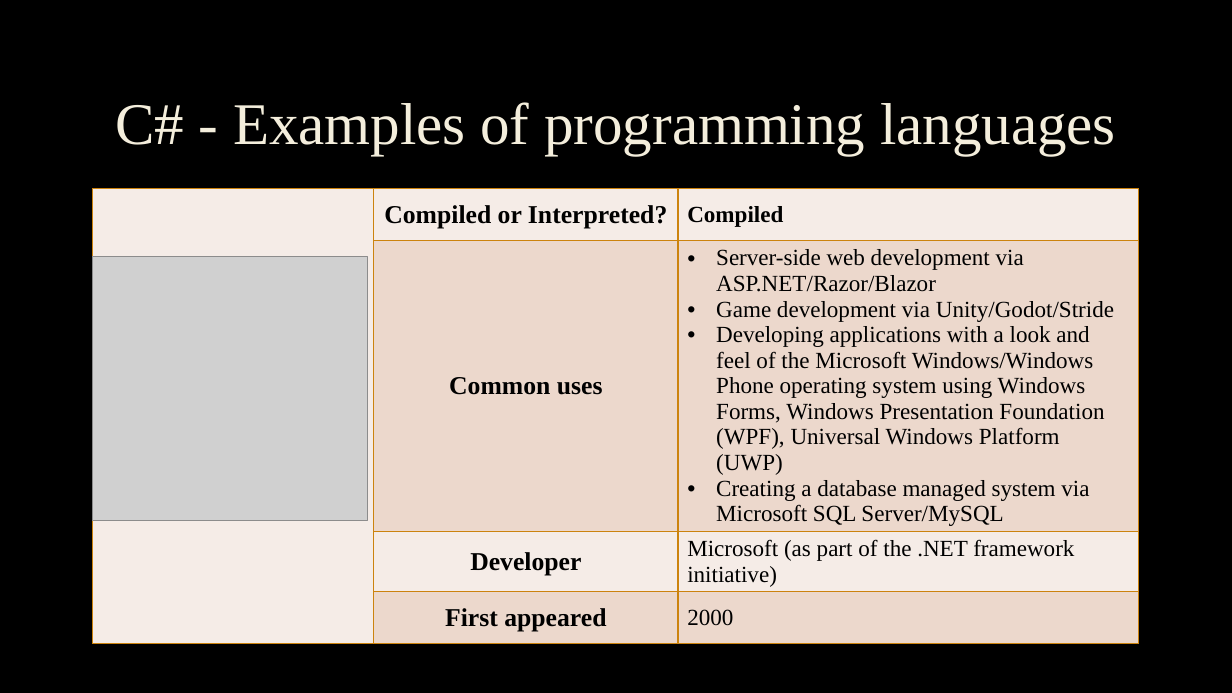
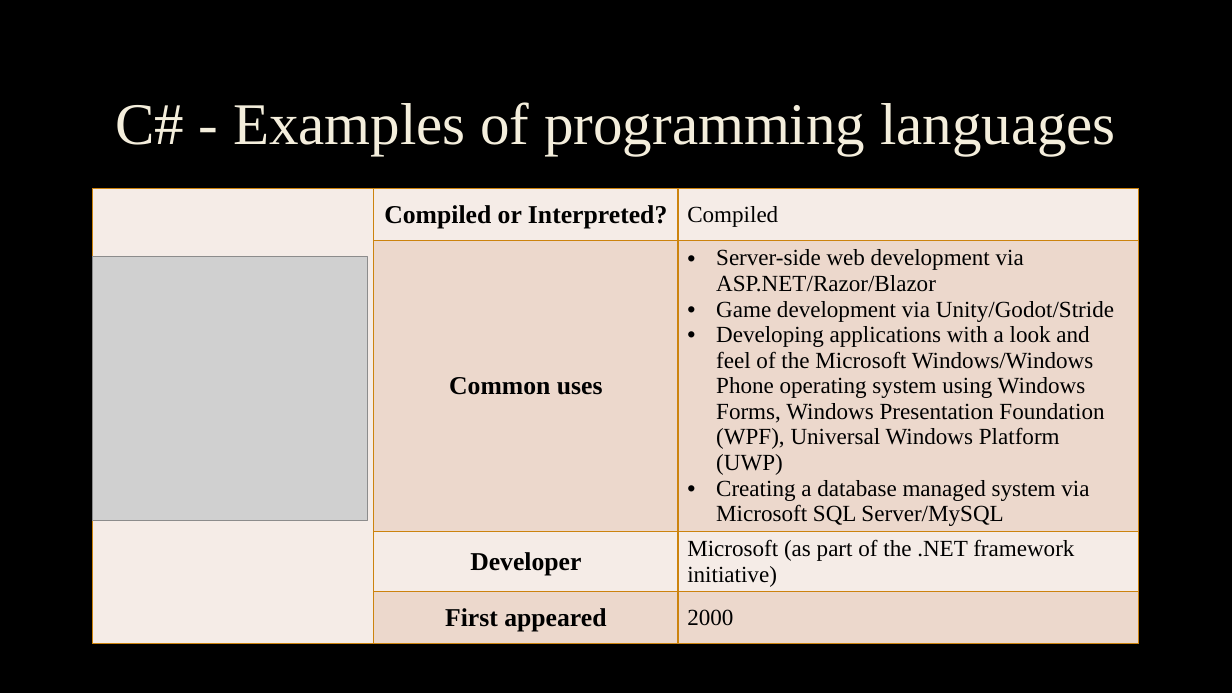
Before and after one commit to mandyfarrugia2001/webdevtuts, a slide deck: slide 6 of Presentations/4. Creating your first webpage using HTML.pptx. Drawn at 1232x693 pixels with LibreOffice and Linux fonts; fonts in the diff are those of the drawing; grey boxes stand for pictures; background and template pictures are left out. Boxes give left, top, right and bottom in pixels: in the first picture for what was removed or moved away, otherwise in the second. Text is boxed around its words. In the diff, an @@ line names an element or a change of style, - is before the commit and + after.

```diff
--- a/Presentations/4. Creating your first webpage using HTML.pptx
+++ b/Presentations/4. Creating your first webpage using HTML.pptx
@@ table at [92,189,1139,644] @@
@@ bold off in "Compiled" @@
```
Also in this commit, not shown: 1 other slide changed, 4 slides added, 1 other file.
